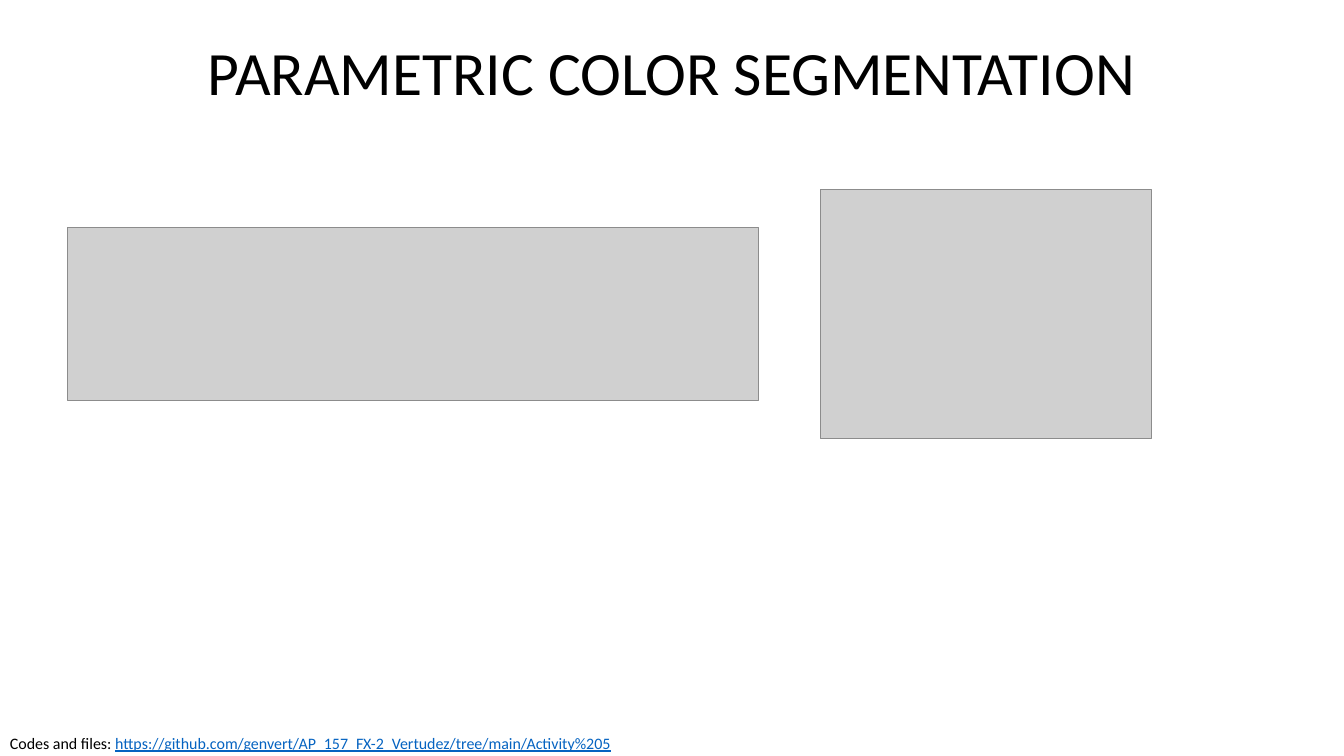
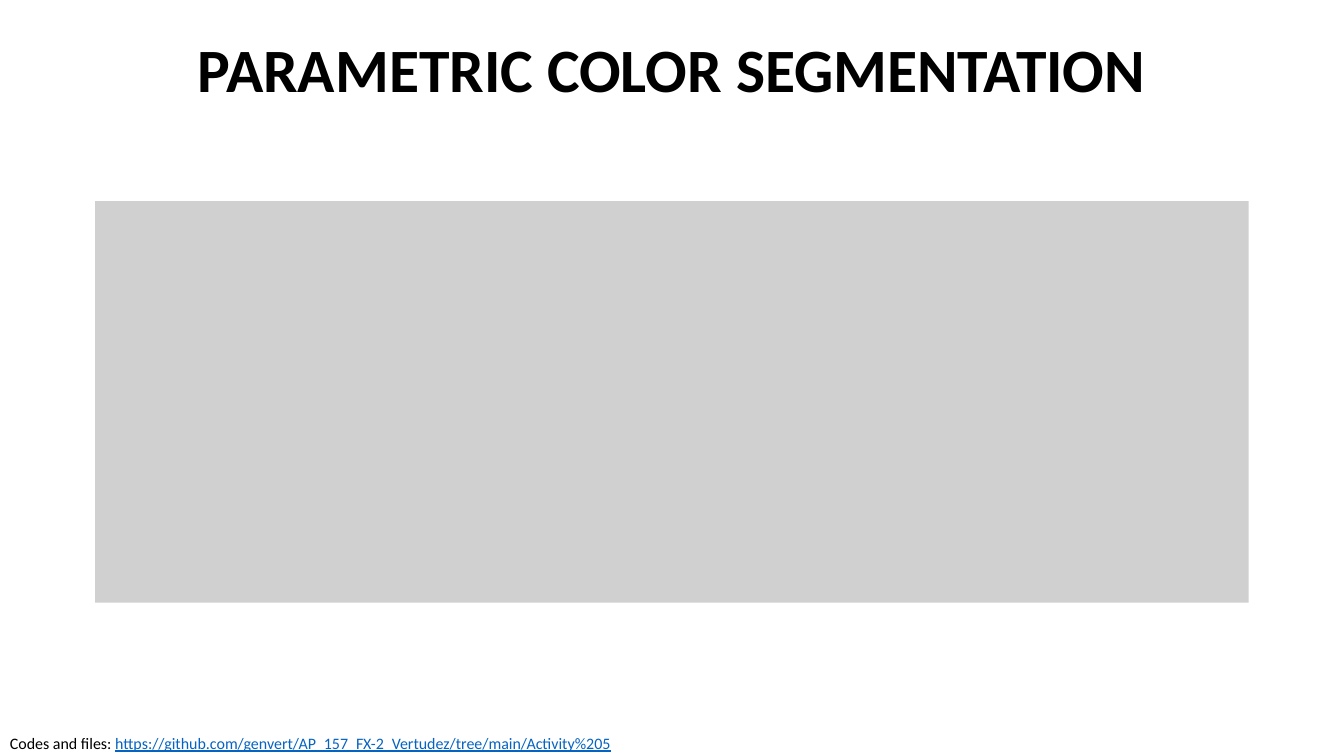
Before and after one commit to genvert/AP_157_FX-2_Vertudez, a slide deck: slide 7 of Activity 5/Vertudez_Activity_5_Report.pptx (slide 6 before the commit). Drawn at 1344x756 pixels with LibreOffice and Linux fonts; fonts in the diff are those of the drawing; grey boxes stand for pictures. Boxes give left, top, right and bottom in pixels: in the first picture for what was removed or moved away, otherwise in the second. Text is boxed around its words. In the diff, an @@ line names an element or a change of style, - is before the commit and + after.

```diff
--- a/Activity 5/Vertudez_Activity_5_Report.pptx
+++ b/Activity 5/Vertudez_Activity_5_Report.pptx
@@ title "PARAMETRIC COLOR SEGMENTATION" at box(197, 51, 1145, 93): bold on @@
@@ picture added at box(95, 202, 1248, 603) @@
@@ picture removed at box(821, 190, 1152, 439) @@
@@ picture removed at box(68, 228, 759, 400) @@
```
Also in this commit, not shown: 10 other slides changed, 6 slides added, 2 other files.
